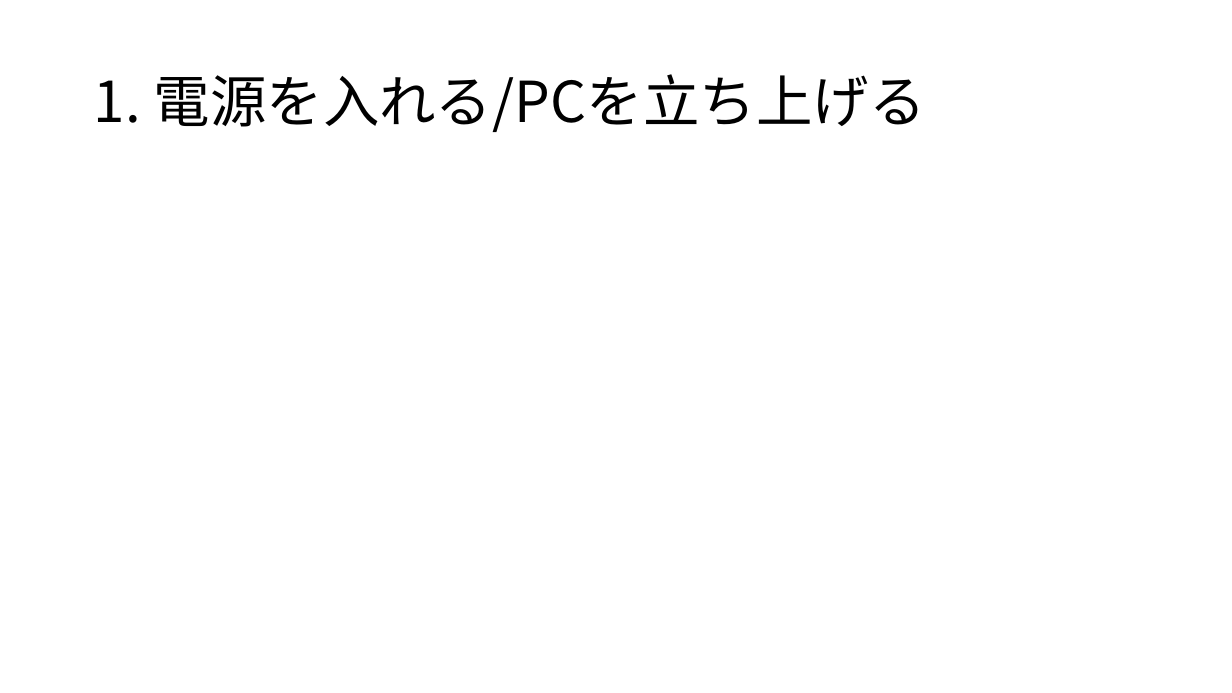
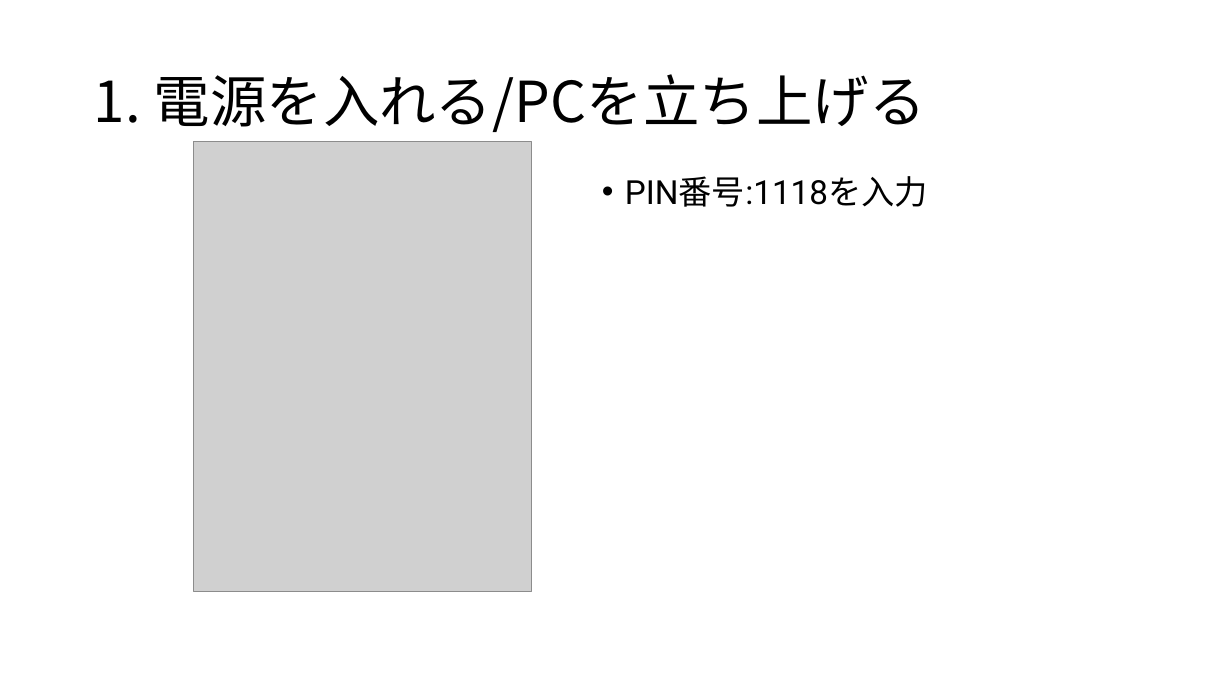
Before and after one commit to RyoichiYuda/SoundVelocity_App, a slide deck: slide 4 of 音速測定ノギスの使い方.pptx (slide 2 before the commit). Drawn at 1232x693 pixels with LibreOffice and Linux fonts; fonts in the diff are those of the drawing; grey boxes stand for pictures. Boxes give left, top, right and bottom in pixels: in the first picture for what was removed or moved away, otherwise in the second. Text is boxed around its words. In the diff, an @@ line names an element or a change of style, - is before the commit and + after.

```diff
--- a/音速測定ノギスの使い方.pptx
+++ b/音速測定ノギスの使い方.pptx
@@ picture added at [194,141,531,592] @@
@@ text added at [625,176,928,207], 25.9 pt, text #000000 @@
+• PIN番号:1118を入力
```
Also in this commit, not shown: 8 other slides changed, 5 other files.
